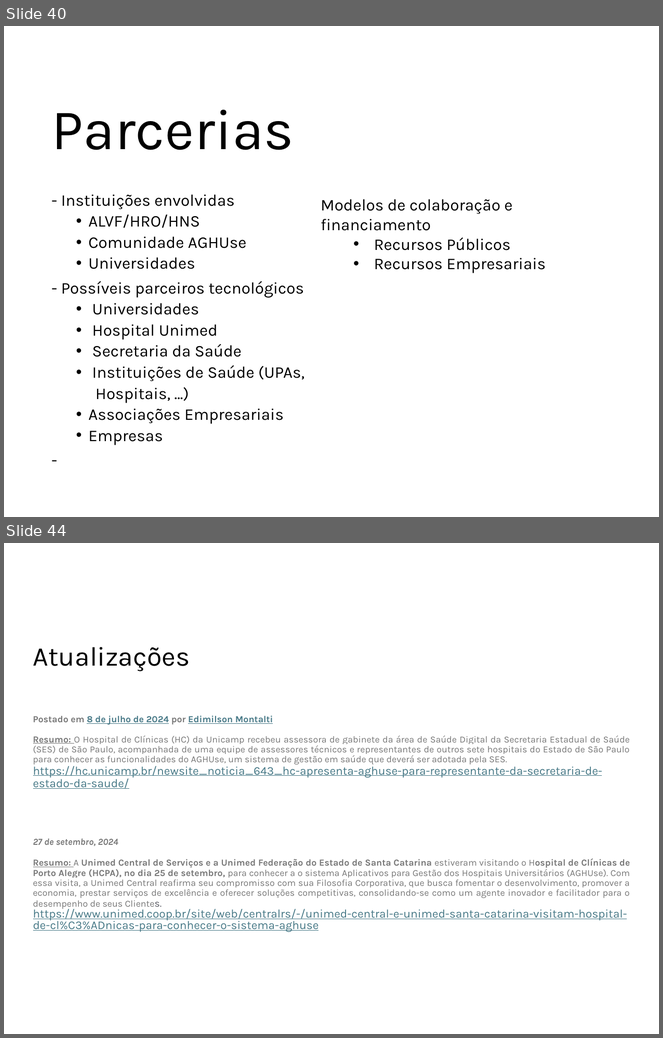
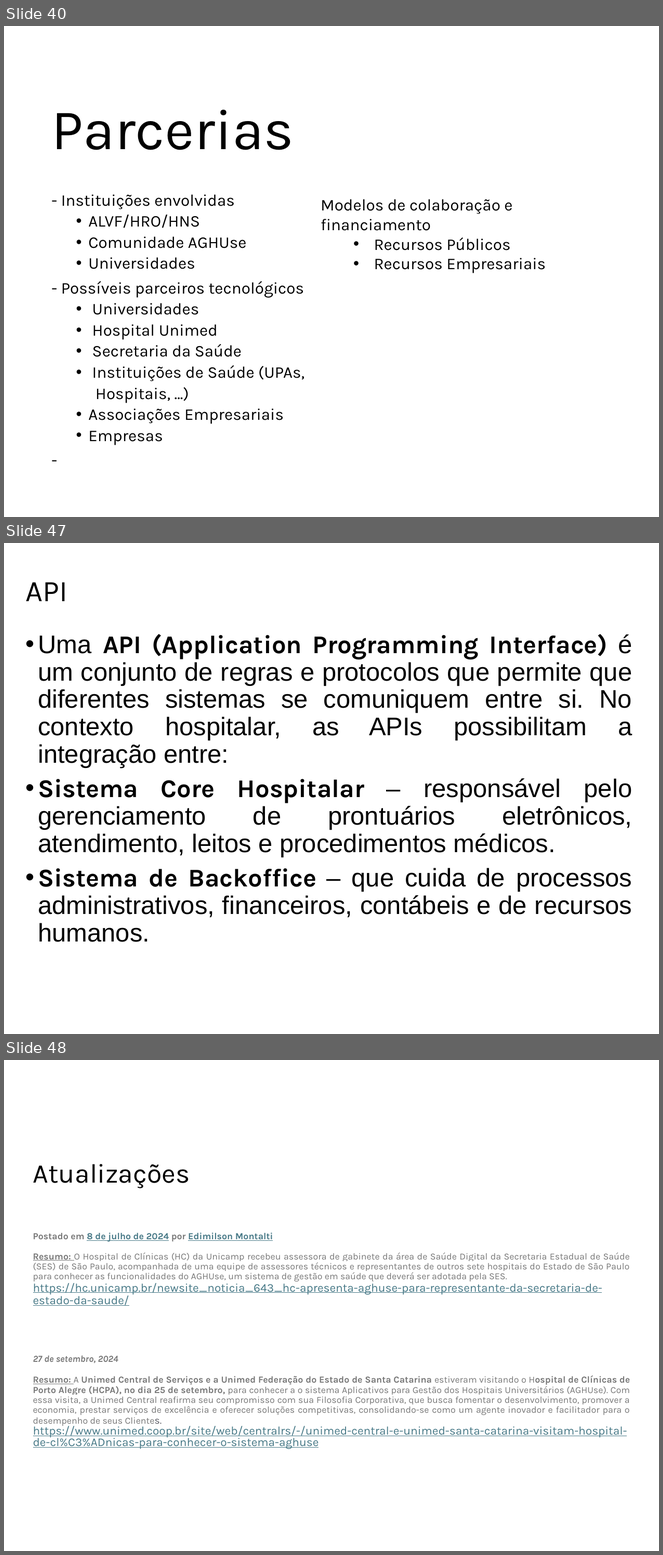
Before and after one commit to ProjetosALVF/ALVF_ProspeccaoGestao_TI, a slide deck: ALVF_AnalisePropostas_TI_DiretoriaExecutiva_Fev_2025/Apresentação_ProspecçãoSistema_Core_ALVF.pptx. Shown one above the other, each under a label of ours: slides 40 and 44 before the commit, slides 40, 47 and 48 after it; the slides between them are not shown. The pictures are 663x1038 and 663x1555 pixels, drawn with LibreOffice and Linux fonts; fonts in the diff are those of the drawing. Boxes give left, top, right and bottom in pixels: in the first picture for what was removed or moved away, otherwise in the second. Text is boxed around its words. In the diff, an @@ line names an element or a change of style, - is before the commit and + after.

```diff
--- a/ALVF_AnalisePropostas_TI_DiretoriaExecutiva_Fev_2025/Apresentação_ProspecçãoSistema_Core_ALVF.pptx
+++ b/ALVF_AnalisePropostas_TI_DiretoriaExecutiva_Fev_2025/Apresentação_ProspecçãoSistema_Core_ALVF.pptx
@@ slide 47 added at <box>4,543,659,1034</box>, background #FFFFFF @@
@@ title added at <box>26,582,68,601</box>, 33 pt, text #000000 @@
+API
@@ text added at <box>38,634,633,942</box>, 28 pt, text #000000 @@
+• Uma API (Application Programming Interface) é um conjunto de regras e protocolos que permite que diferentes sistemas se comuniquem entre si. No contexto hospitalar, as APIs possibilitam a integração entre:
+• Sistema Core Hospitalar – responsável pelo gerenciamento de prontuários eletrônicos, atendimento, leitos e procedimentos médicos.
+• Sistema de Backoffice – que cuida de processos administrativos, financeiros, contábeis e de recursos humanos.
@@ what was slide 44 is now slide 48 @@
```
Also in this commit, not shown: 5 slides changed, 3 other slides added.
